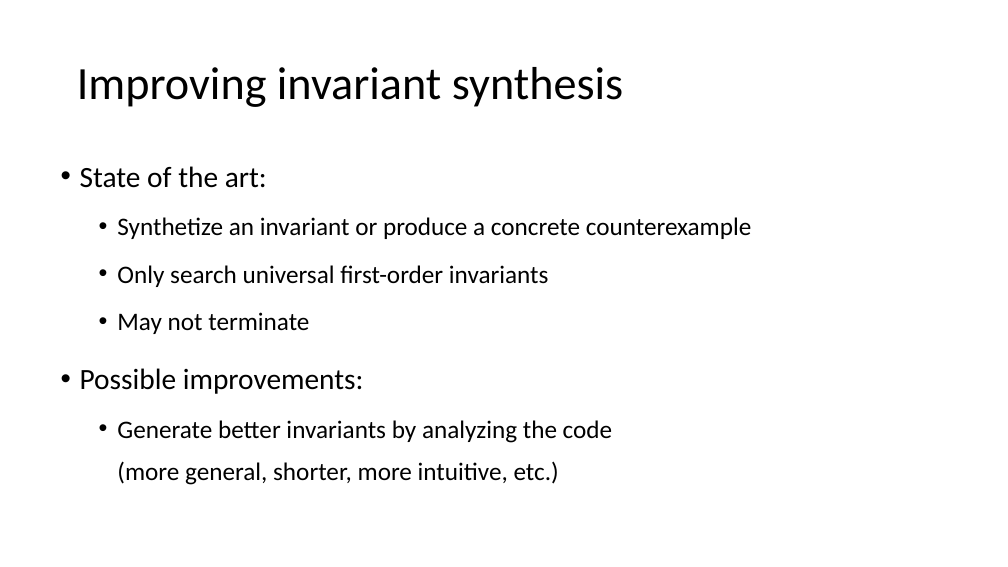
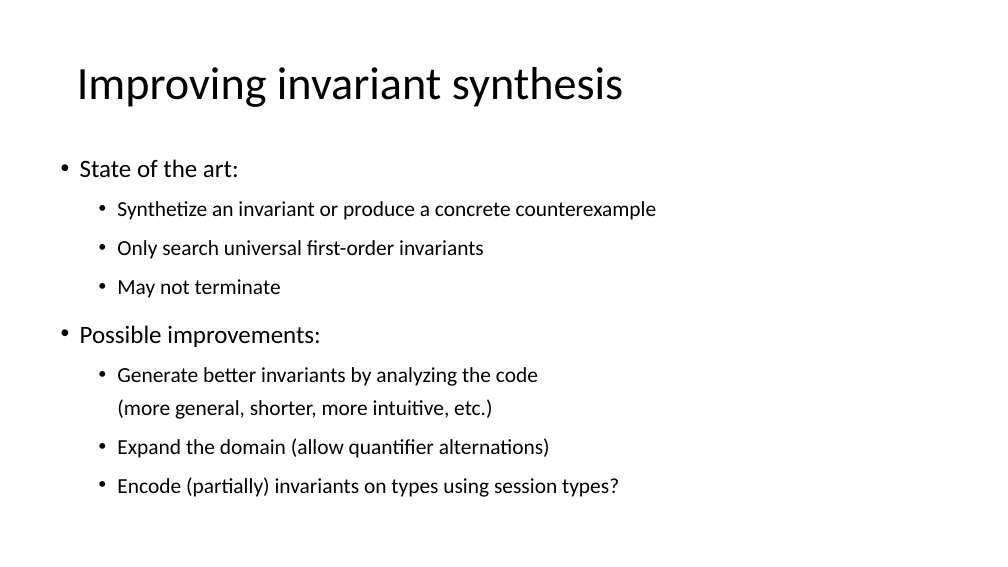
Before and after one commit to tjhance/ivy-research, a slide deck: slide 2 of research.pptx. Drawn at 1008x567 pixels with LibreOffice and Linux fonts; fonts in the diff are those of the drawing. Boxes give left, top, right and bottom in pixels: in the first picture for what was removed or moved away, otherwise in the second. Text is boxed around its words. In the diff, an @@ line names an element or a change of style, - is before the commit and + after.

```diff
--- a/research.pptx
+++ b/research.pptx
@@ text at box(80, 159, 657, 419): size 28 to 23.8 pt in "State of the art:", "Possible improvements:"; size 24 to 20.4 pt in "Synthetize an invariant or produce a concrete ...", "Only search universal first-order invariants", "May not terminate", "Generate better invariants by analyzing the code ..."; line spacing 1.4 to 1.3 @@
@@ text at box(117, 438, 619, 497): paragraphs added @@
+  • Expand the domain (allow quantifier alternations)
+  • Encode (partially) invariants on types using session types?
```
Also in this commit, not shown: 1 other slide changed, 1 other file.
